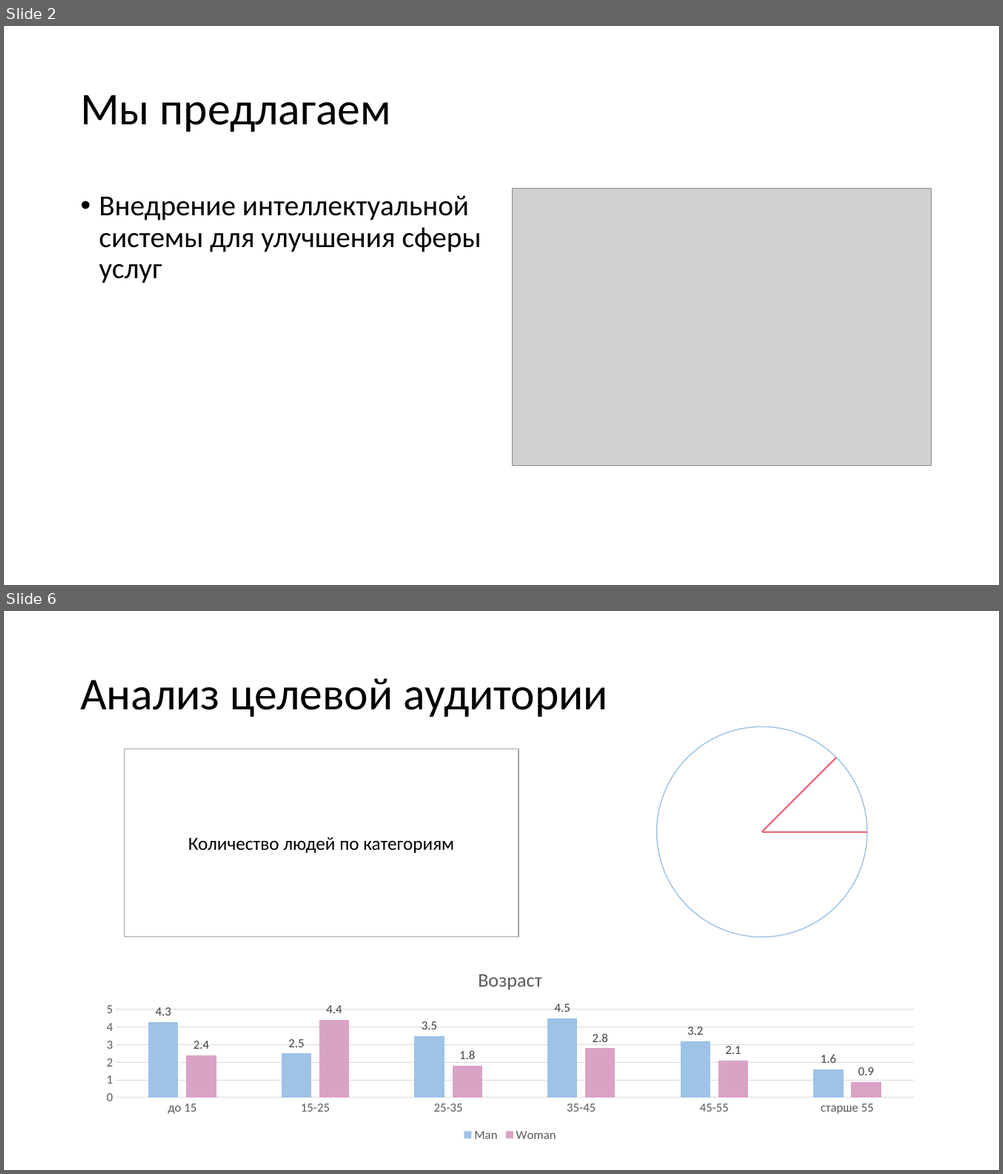
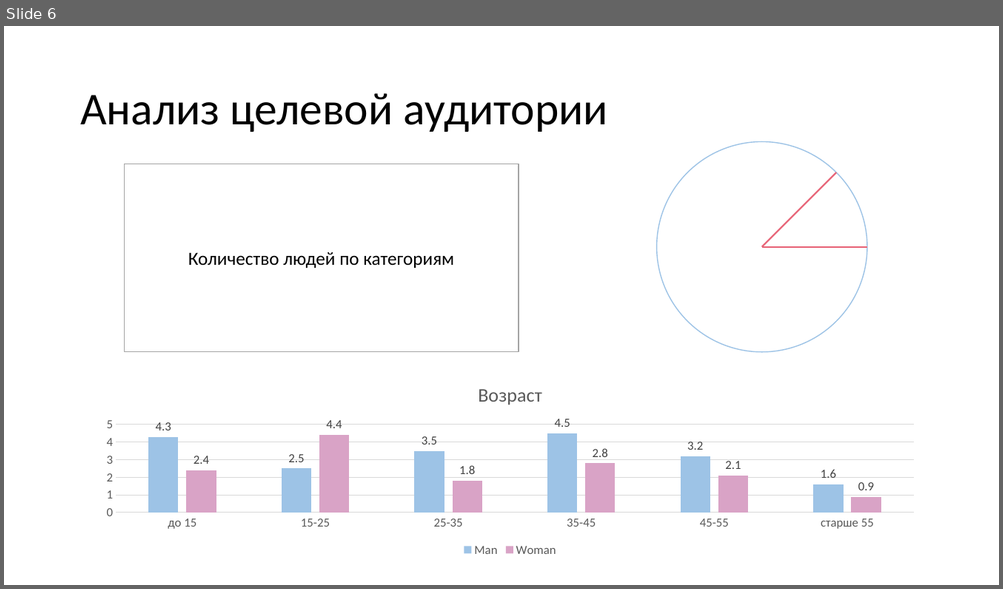
Before and after one commit to vadikko2/Hack_university, a slide deck: Hack_present - 2.pptx. Shown one above the other, each under a label of ours: slides 2 and 6 before the commit, slide 6 after it; the slides between them are not shown. The pictures are 1003x1174 and 1003x589 pixels, drawn with LibreOffice and Linux fonts; fonts in the diff are those of the drawing; grey boxes stand for pictures. Boxes give left, top, right and bottom in pixels: in the first picture for what was removed or moved away, otherwise in the second. Text is boxed around its words. In the diff, an @@ line names an element or a change of style, - is before the commit and + after.

```diff
--- a/Hack_present - 2.pptx
+++ b/Hack_present - 2.pptx
@@ slide 2 removed at <box>4,26,999,585</box>, background #FFFFFF @@
@@ title removed at <box>80,95,391,132</box> @@
-Мы предлагаем
@@ text removed at <box>99,195,481,284</box> @@
-• Внедрение интеллектуальной системы для улучшения сферы услуг
@@ picture removed at <box>512,189,930,466</box> @@
```
Also in this commit, not shown: 4 slides changed, 2 slides added, 2 other files.
